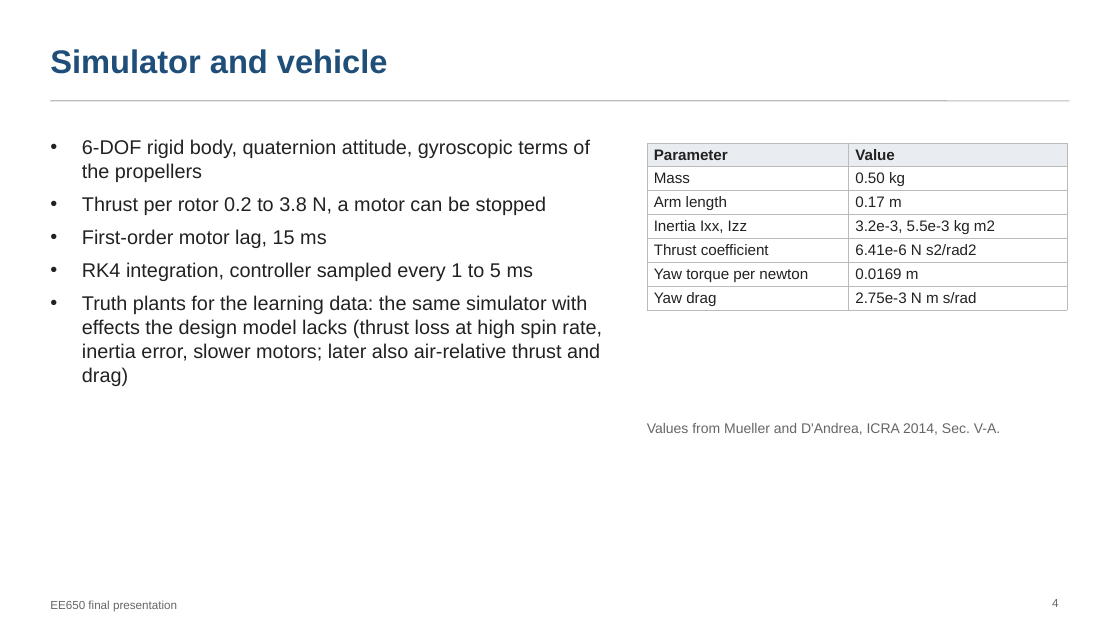
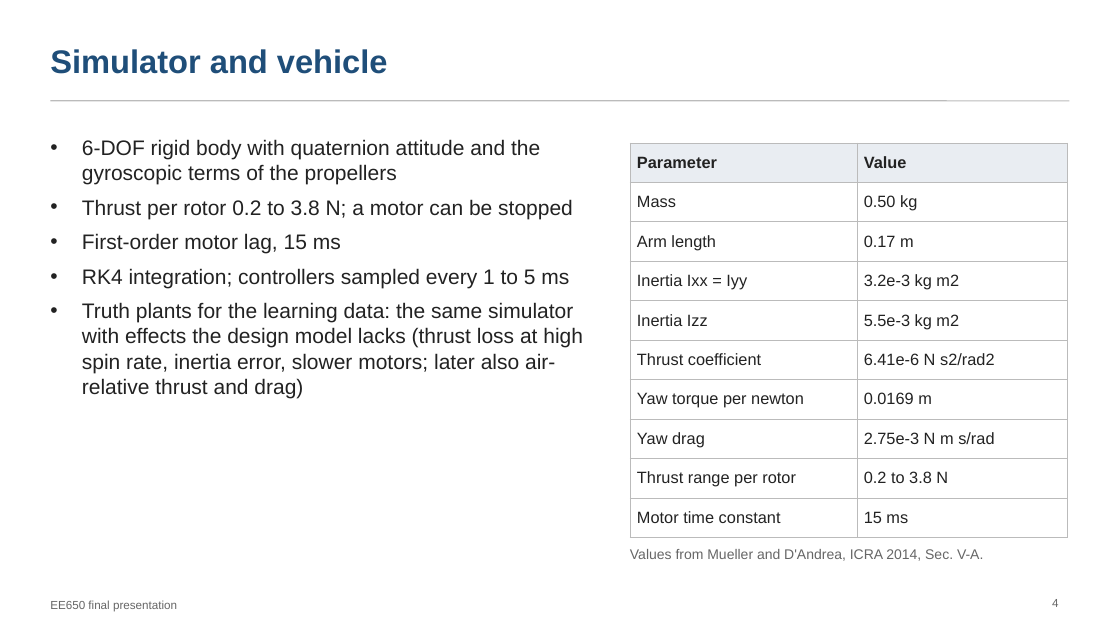
Before and after one commit to pranshuk22/quadrotor-rotor-loss-recovery, a slide deck: slide 4 of docs/deck/final-presentation.pptx. Drawn at 1120x630 pixels with LibreOffice and Linux fonts; fonts in the diff are those of the drawing. Boxes give left, top, right and bottom in pixels: in the first picture for what was removed or moved away, otherwise in the second. Text is boxed around its words. In the diff, an @@ line names an element or a change of style, - is before the commit and + after.

Commit message:
Rework the final deck: fuller layouts, no internal experiment labels
Slide titles and text no longer use the experiment names; the title rows of the figures are cropped (prepare_figures.py) and panel captions are slide text. Tables and figures are enlarged to fill the slides; overflowing text boxes fixed.

```diff
--- a/docs/deck/final-presentation.pptx
+++ b/docs/deck/final-presentation.pptx
@@ text at (82,139,573,219): text changed; size 17 to 18 pt @@
-• 6-DOF rigid body, quaternion attitude, gyroscopic terms of the propellers
-• Thrust per rotor 0.2 to 3.8 N, a motor can be stopped
+• 6-DOF rigid body with quaternion attitude and the gyroscopic terms of the propellers
+• Thrust per rotor 0.2 to 3.8 N; a motor can be stopped
@@ table at (630,143,1067,527) @@
-row 4: Inertia Ixx, Izz | 3.2e-3, 5.5e-3 kg m2
+row 4: Inertia Ixx = Iyy | 3.2e-3 kg m2
+row 5: Inertia Izz | 5.5e-3 kg m2
+row 9: Thrust range per rotor | 0.2 to 3.8 N
+row 10: Motor time constant | 15 ms
@@ table: place and size @@
-table at (647,143,1067,310)
+table at (630,143,1067,527)
@@ text at (82,233,583,398): size 17 to 18 pt in "First-order motor lag, 15 ms", "Truth plants for the learning data: the ..." @@
@@ text at (82,268,569,288): text changed; size 17 to 18 pt @@
-• RK4 integration, controller sampled every 1 to 5 ms
+• RK4 integration; controllers sampled every 1 to 5 ms
@@ text "Values from Mueller and D'Andrea, ...": place and size @@
-text "Values from Mueller and D'Andrea, ..." at (647,423,1000,435)
+text "Values from Mueller and D'Andrea, ..." at (630,549,983,561)
```
Also in this commit, not shown: 18 other slides changed, 14 other files.
